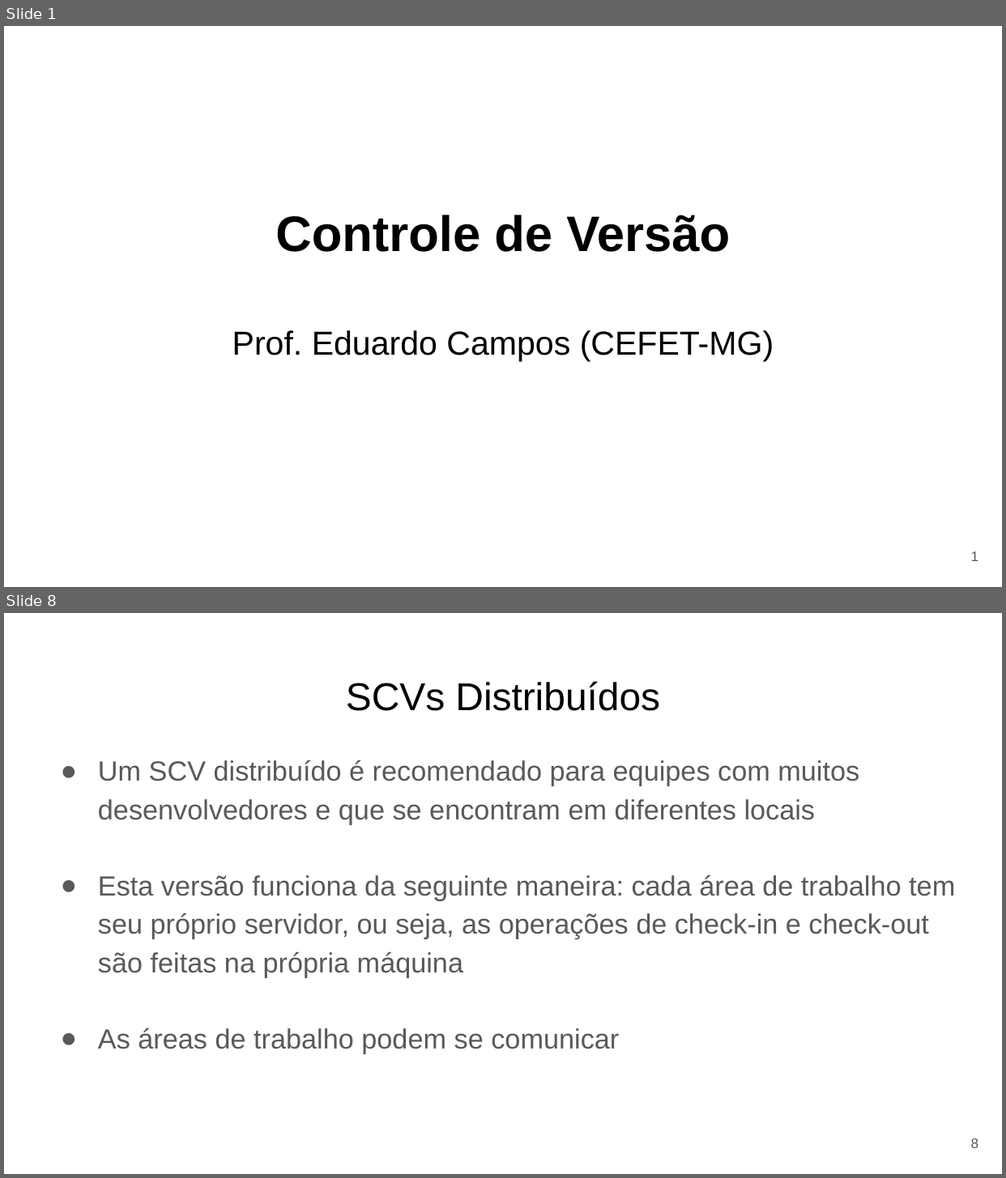
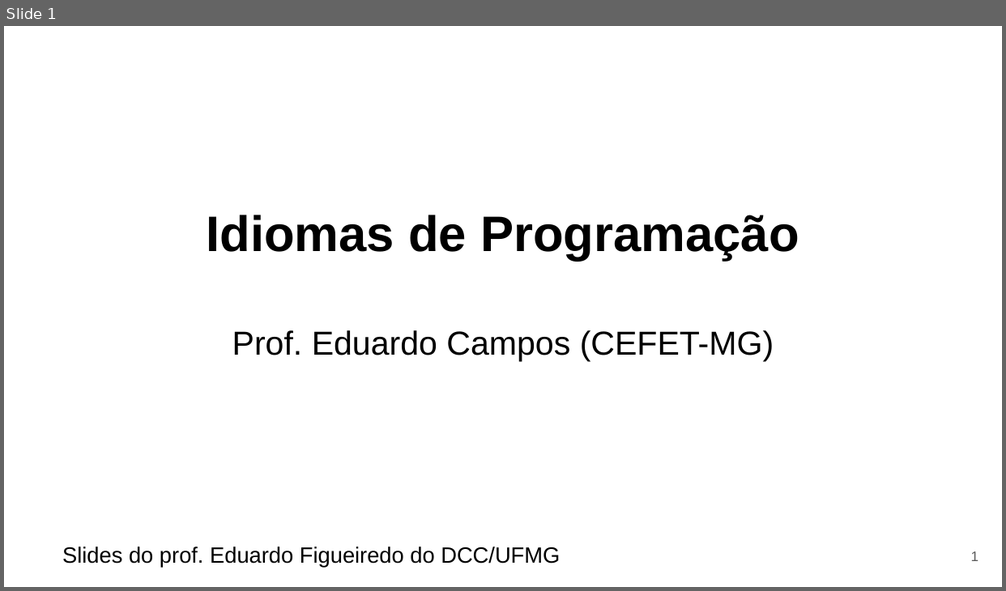
Before and after one commit to eduardocunha11/firstblog, a slide deck: aulas/gsi526/aula13-idiomas-programacao.pptx. Shown one above the other, each under a label of ours: slides 1 and 8 before the commit, slide 1 after it; the slides between them are not shown. The pictures are 1006x1178 and 1006x591 pixels, drawn with LibreOffice and Linux fonts; fonts in the diff are those of the drawing. Boxes give left, top, right and bottom in pixels: in the first picture for what was removed or moved away, otherwise in the second. Text is boxed around its words. In the diff, an @@ line names an element or a change of style, - is before the commit and + after.

Commit message:
add aula sobre idiomas de programacao

```diff
--- a/aulas/gsi526/aula13-idiomas-programacao.pptx
+++ b/aulas/gsi526/aula13-idiomas-programacao.pptx
@@ slide 8 removed at [4, 613, 1002, 1174], background #FFFFFF @@
@@ title removed at [346, 681, 660, 711] @@
-SCVs Distribuídos
@@ text removed at [98, 760, 955, 1054] @@
-● Um SCV distribuído é recomendado para equipes com muitos desenvolvedores e que se encontram em diferentes locais
-● Esta versão funciona da seguinte maneira: cada área de trabalho tem seu próprio servidor, ou seja, as operações de check-in e check-out são feitas na própria máquina
-● As áreas de trabalho podem se comunicar
@@ page number removed at [971, 1139, 979, 1148] @@
-8
@@ slide 1 changed as well @@
@@ title at [206, 215, 799, 261]: text changed @@
-Controle de Versão
+Idiomas de Programação
@@ text added at [62, 547, 560, 567], 16 pt, text #000000 @@
+Slides do prof. Eduardo Figueiredo do DCC/UFMG
```
Also in this commit, not shown: 1 other slide changed, 19 slides added, 22 other slides removed, 4 other files.
